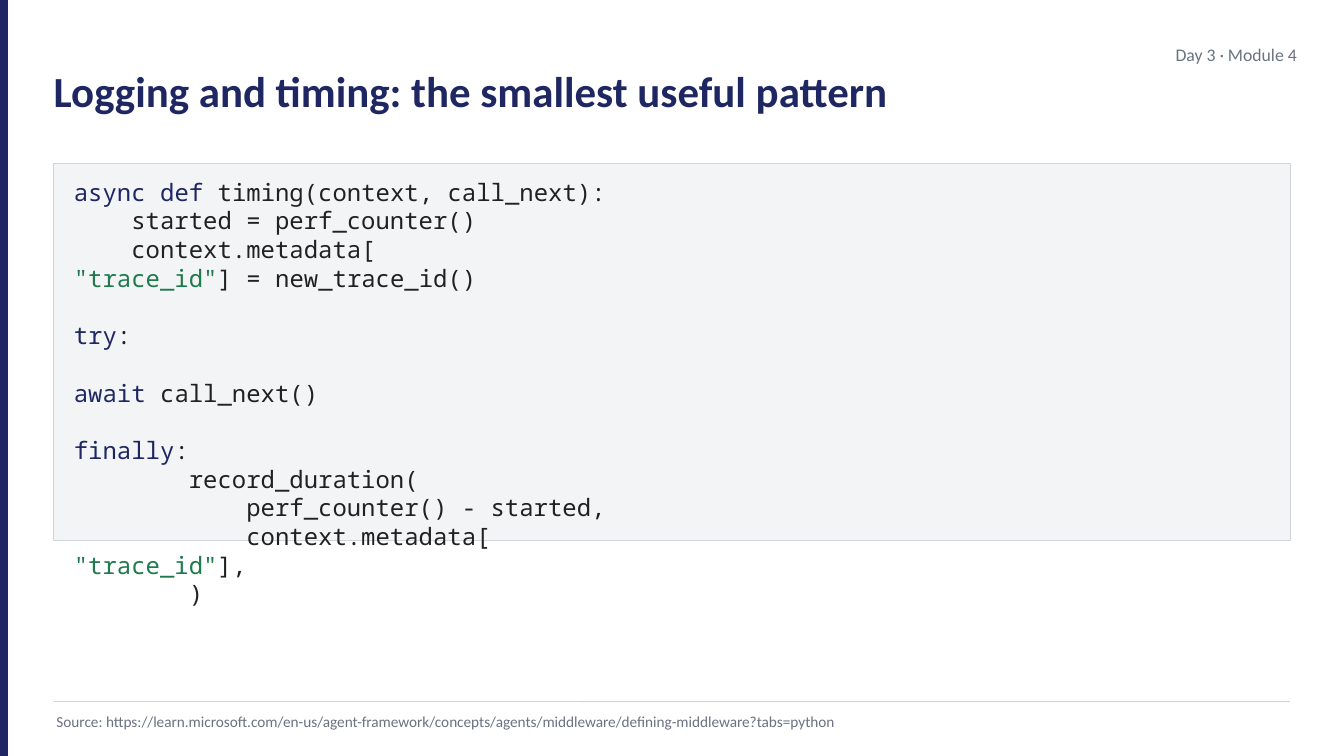
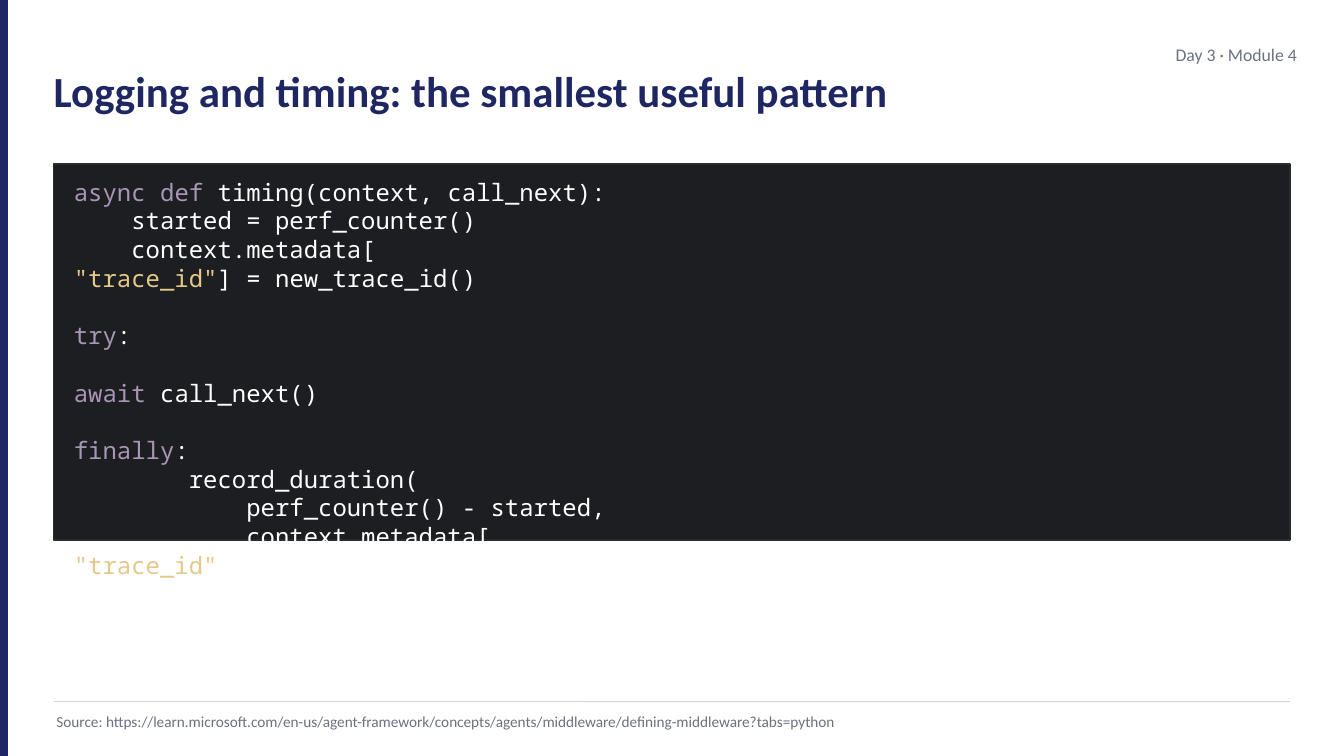
Before and after one commit to JimPiquant/Building-AI-Apps-and-Agents, a slide deck: slide 7 of decks/day3/module-4-middleware.pptx. Drawn at 1344x756 pixels with LibreOffice and Linux fonts; fonts in the diff are those of the drawing. Boxes give left, top, right and bottom in pixels: in the first picture for what was removed or moved away, otherwise in the second. Text is boxed around its words. In the diff, an @@ line names an element or a change of style, - is before the commit and + after.

```diff
--- a/decks/day3/module-4-middleware.pptx
+++ b/decks/day3/module-4-middleware.pptx
@@ rectangle at (54, 164, 1290, 540): fill #F3F4F6 to #1D1E22; outline #D1D5DB 0.5 pt to #2A2B2E 0.75 pt @@
@@ text "async def timing(context, call_next):" at (74, 183, 606, 578): text colour #1E2761 to #A996B6 in "async def", "try:", "await", "finally:"; text colour #212121 to #FFFFFF in "timing(context, call_next):", "started = perf_counter()", "context.metadata[", ""trace_id"] = new_trace_id()" and 8 more places; text colour #1F7A4D to #E4C98A in ""trace_id"]", ""trace_id"]," @@
```
Also in this commit, not shown: 1 other slide changed, 9 other files.
